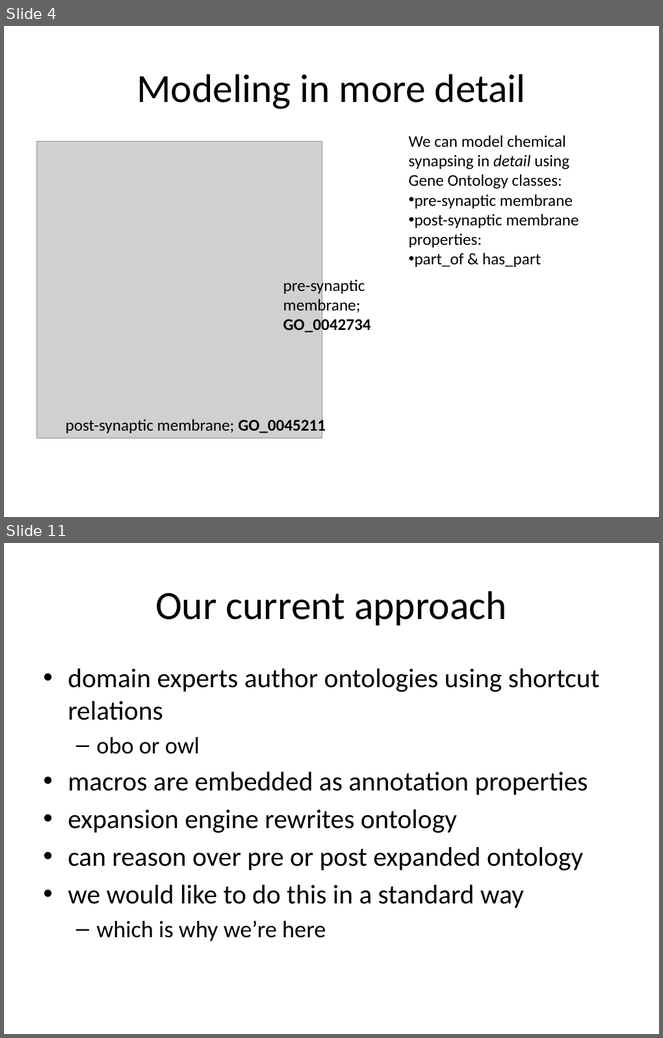
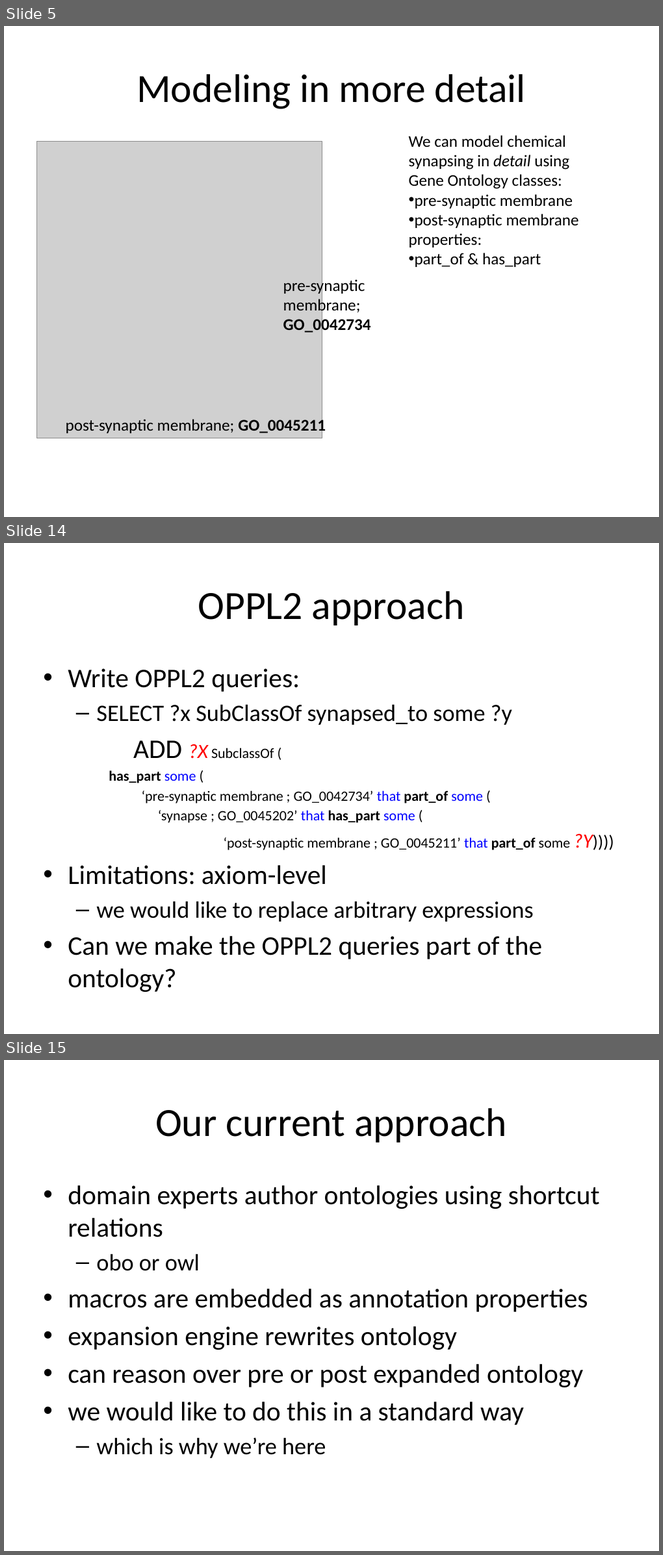
Before and after one commit to cmungall/obo2owl, a slide deck: papers/owled-macros-panel.pptx. Shown one above the other, each under a label of ours: slides 4 and 11 before the commit, slides 5, 14 and 15 after it; the slides between them are not shown. The pictures are 663x1038 and 663x1555 pixels, drawn with LibreOffice and Linux fonts; fonts in the diff are those of the drawing; grey boxes stand for pictures. Boxes give left, top, right and bottom in pixels: in the first picture for what was removed or moved away, otherwise in the second. Text is boxed around its words. In the diff, an @@ line names an element or a change of style, - is before the commit and + after.

```diff
--- a/papers/owled-macros-panel.pptx
+++ b/papers/owled-macros-panel.pptx
@@ slide 14 added at (4, 543, 659, 1034), background #FFFFFF @@
@@ title added at (198, 591, 465, 626), 44 pt, text #000000 @@
+OPPL2 approach
@@ text added at (68, 668, 592, 992), 15.7 pt, text #000000 @@
+• Write OPPL2 queries:
+  – SELECT ?x SubClassOf synapsed_to some ?y
+ADD ?X SubclassOf (
+    has_part some (
+      ‘pre-synaptic membrane ; GO_0042734’ that part_of some (
+      ‘synapse ; GO_0045202’ that has_part some (
+      ‘post-synaptic membrane ; GO_0045211’ that part_of some ?Y))))
+• Limitations: axiom-level
+  – we would like to replace arbitrary expressions
+• Can we make the OPPL2 queries part of the ontology?
@@ what was slide 4 is now slide 5 @@
@@ what was slide 11 is now slide 15 @@
```
Also in this commit, not shown: 10 slides changed, 7 other slides added.
